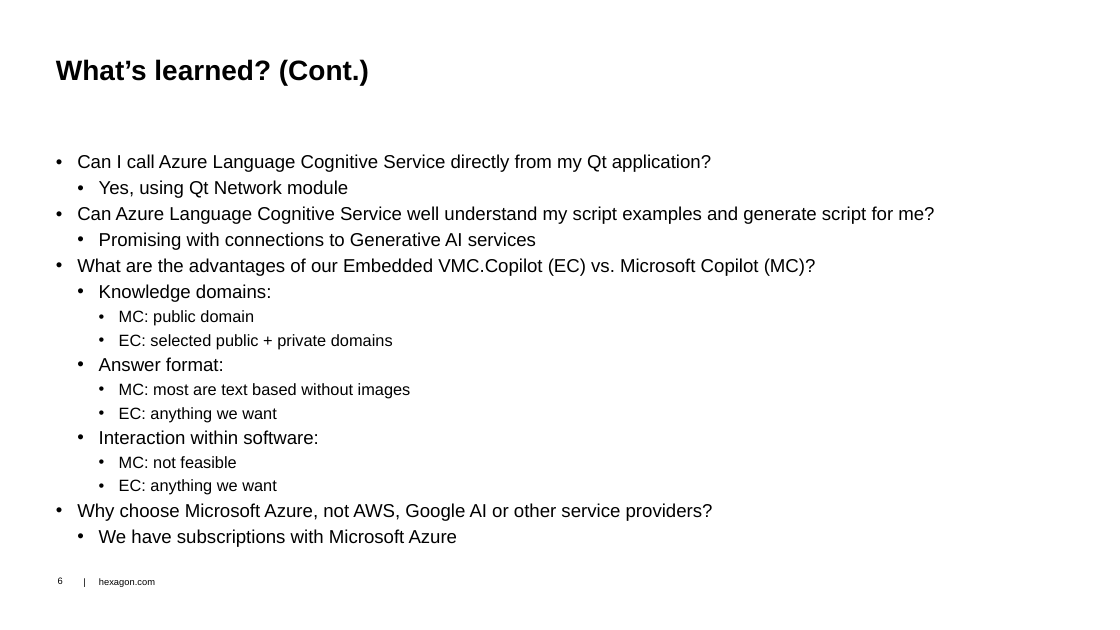
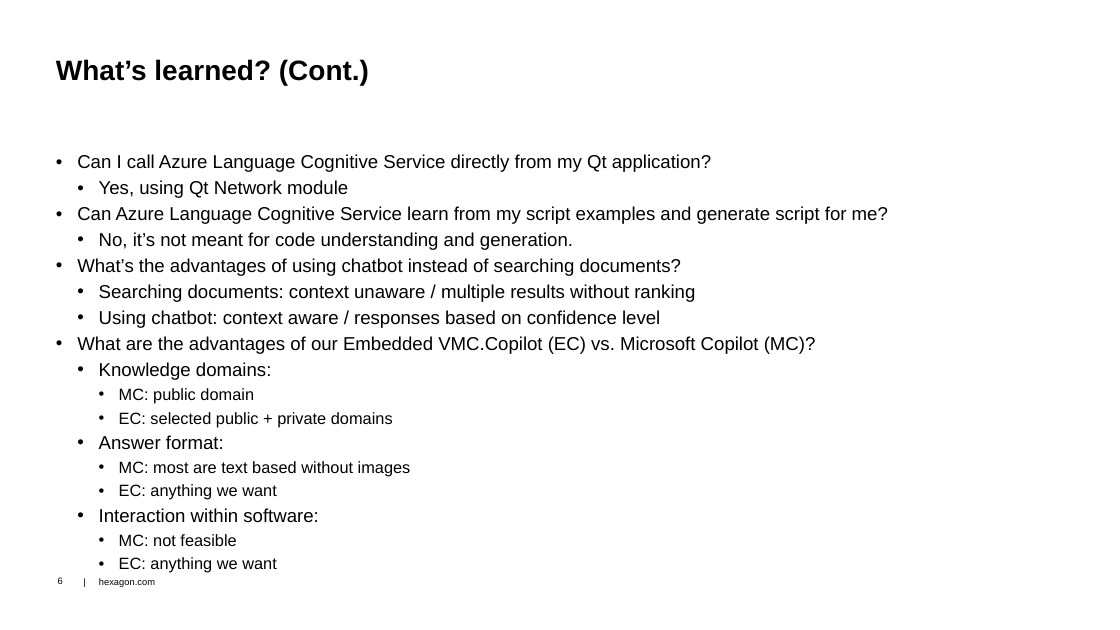
Before and after one commit to dongzgh/protos-vmccopilot, a slide deck: slide 6 of docs/VMC Hackathon 2024 - VMC.Chatbot - Demo.pptx. Drawn at 1120x630 pixels with LibreOffice and Linux fonts; fonts in the diff are those of the drawing; background and template pictures are left out. Boxes give left, top, right and bottom in pixels: in the first picture for what was removed or moved away, otherwise in the second. Text is boxed around its words. In the diff, an @@ line names an element or a change of style, - is before the commit and + after.

Commit message:
Added getUi and getCode function to deal with different requests; Updated documents;

```diff
--- a/docs/VMC Hackathon 2024 - VMC.Chatbot - Demo.pptx
+++ b/docs/VMC Hackathon 2024 - VMC.Chatbot - Demo.pptx
@@ text at [77, 206, 888, 328]: text changed @@
-• Can Azure Language Cognitive Service well understand my script examples and generate script for me?
-  • Promising with connections to Generative AI services
+• Can Azure Language Cognitive Service learn from my script examples and generate script for me?
+  • No, it’s not meant for code understanding and generation.
+• What’s the advantages of using chatbot instead of searching documents?
+  • Searching documents: context unaware / multiple results without ranking
+  • Using chatbot: context aware / responses based on confidence level
@@ text at [77, 503, 713, 547]: paragraphs removed @@
-• Why choose Microsoft Azure, not AWS, Google AI or other service providers?
-  • We have subscriptions with Microsoft Azure
```
Also in this commit, not shown: 2 other slides changed, 2 other files.
